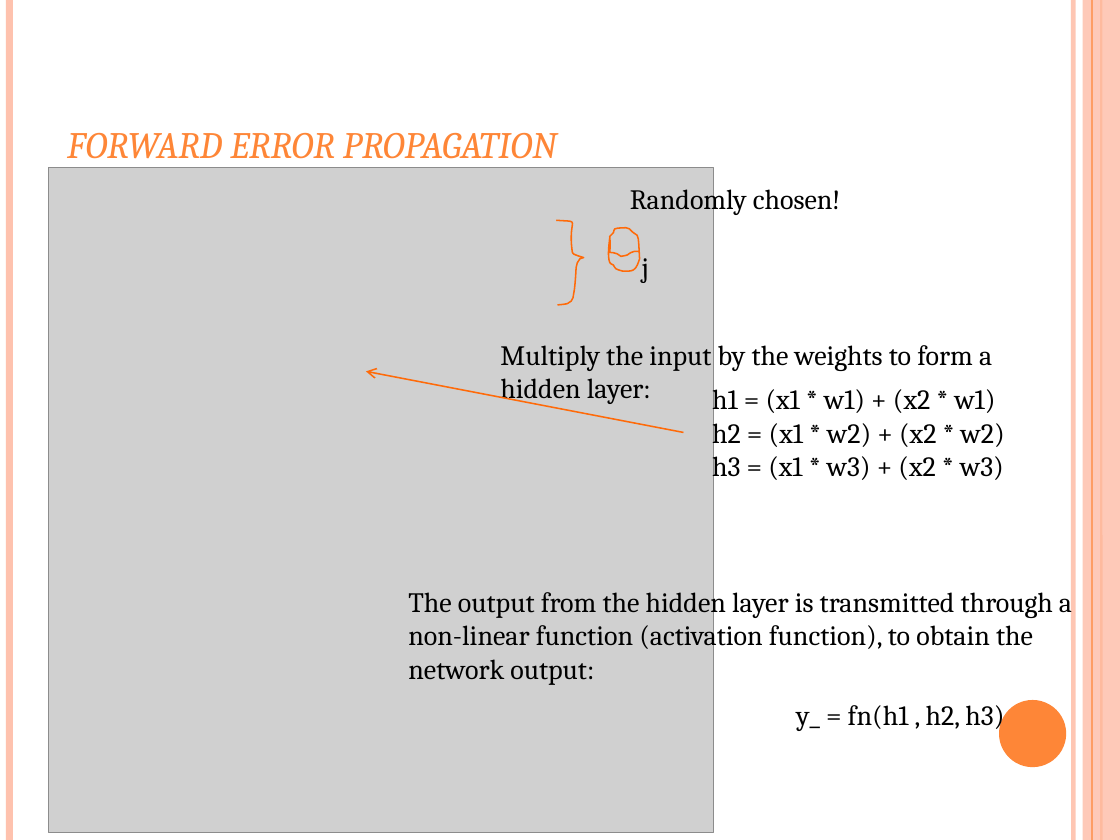
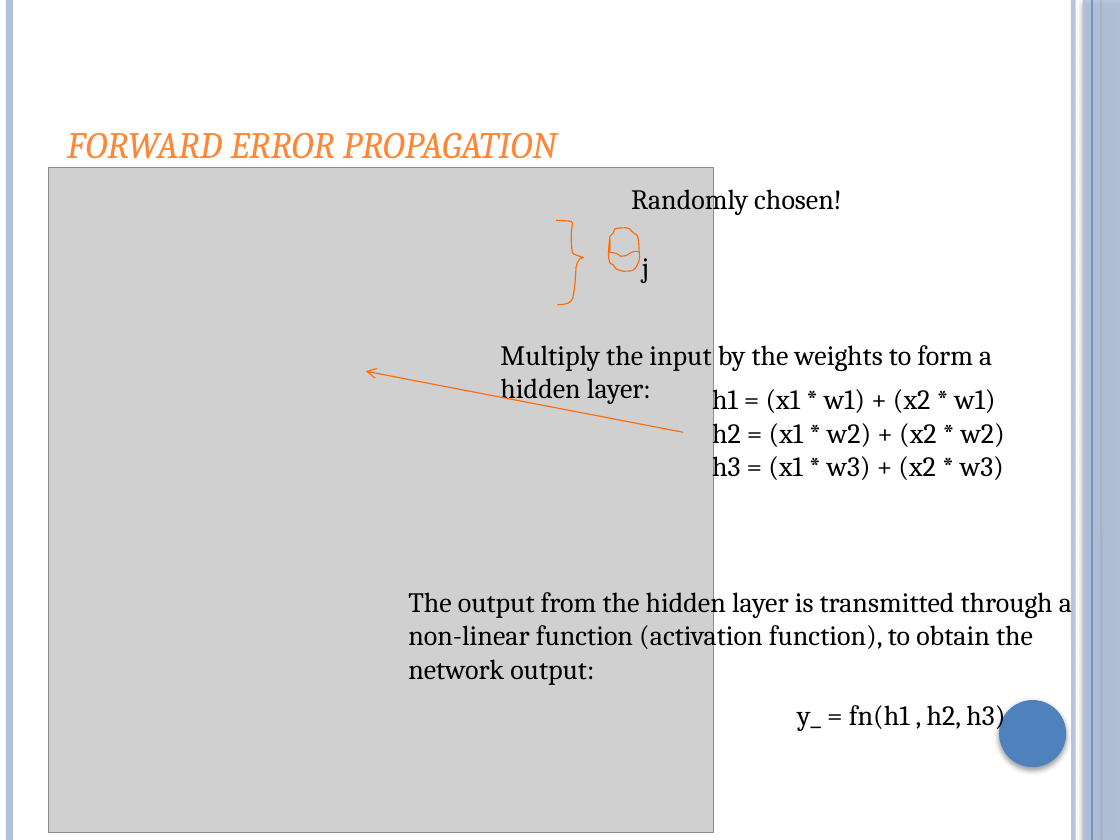
Before and after one commit to Aiganymus/machine-learning-2019, a slide deck: slide 8 of lectures/7. Neural Networks PART1.pptx. Drawn at 1120x840 pixels with LibreOffice and Linux fonts; fonts in the diff are those of the drawing; grey boxes stand for pictures. Boxes give left, top, right and bottom in pixels: in the first picture for what was removed or moved away, otherwise in the second. Text is boxed around its words. In the diff, an @@ line names an element or a change of style, - is before the commit and + after.

```diff
--- a/lectures/7. Neural Networks PART1.pptx
+++ b/lectures/7. Neural Networks PART1.pptx
@@ line (9, 0) - (9, 840): stroke #FEC3AE 4.5 pt to #B3C1DB 4.51 pt @@
@@ line (1073, 0) - (1073, 840): stroke #FEC3AE 3 pt to #B3C1DB 3 pt @@
@@ rectangle at [1083,0,1120,840]: fill #FEC3AE at 87% opacity to #B3C1DB at 87% opacity; shadow on @@
@@ line (1092, 0) - (1092, 840): stroke #FE8637 0.75 pt to #4F81BD 0.74 pt @@
@@ line (1101, 0) - (1101, 840): stroke #FE8637 1.5 pt to #4F81BD 1.5 pt @@
@@ freeform shape at [557,221,584,306]: outline #FF6B0A 1 pt to #FF6A09 0.75 pt; outline redrawn @@
@@ freeform shape at [608,227,640,271]: outline #FF6B0A 1 pt to #FF6A09 0.75 pt @@
@@ arrow removed from (683, 432) to (366, 372) @@
@@ freeform shape added at [366,372,683,432], outline #FF6A09 0.75 pt @@
@@ ellipse at [999,700,1066,767]: fill #FE8637 to #4F81BD; shadow on @@
```
Also in this commit, not shown: 24 other slides changed, 22 other files.
